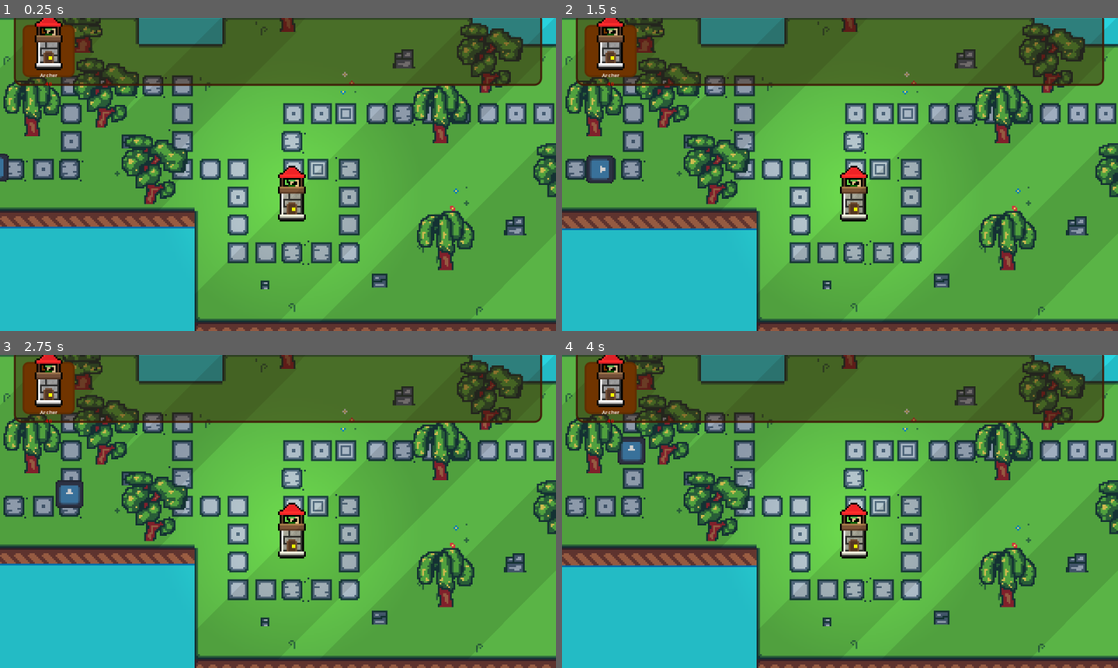
Above: before the commit, frames 1-4 (two rows, left to right).
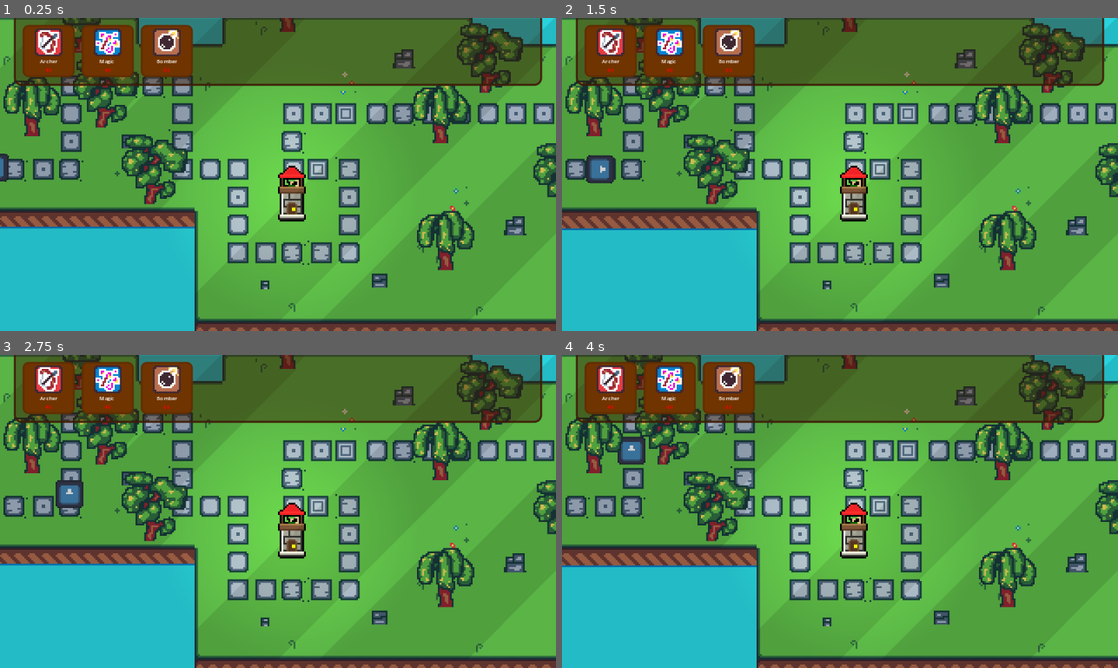
Above: after the commit, the same moments.

Repository: Renan-G-projec/TowerDefense
Game: Godot game, scene res://main.tscn
Two runs of this game, one before a commit and one after it. Both use one fixed random seed, a clock stepped at 60 frames per second and the inputs below. The engine's default icon, where the game draws it, is replaced by a stand-in: a white triangle on a blue panel in a dark square.
Inputs (mouse positions are in pixels of both pictures, inside the frame that each line leads up to):
- Up to frame 1 (0.25 s): no input
- Up to frame 2 (1.5 s): tap Enter at 0.5 s; move the mouse to (962, 158) at 0.52 s; hold Right 0.53-1.28 s; click (962, 158) at 0.6 s; move the mouse to (728, 190) at 1.27 s; hold Down (ui_down) from 1.28 s (still down); tap Alt at 1.35 s
- Up to frame 3 (2.75 s): move the mouse to (333, 442) at 2.02 s; release Down (ui_down) at 2.03 s; hold Right from 2.03 s (still down); tap Shift at 2.1 s
- Up to frame 4 (4 s): move the mouse to (812, 574) at 2.77 s; release Right at 2.78 s; hold Up (ui_up) 2.78-3.53 s; click (812, 574) at 2.85 s; move the mouse to (1006, 558) at 3.52 s; hold Left (ui_left) from 3.53 s (still down); tap Alt at 3.6 s

The runs differ from the first frame. In frame 1, 3.9% of the frame differs, in the area x 6-35%, y 0-22%; in frame 2, 3.9%; in frame 3, 3.9%; in frame 4, 3.9%.

Commit message:
feat: Added icon sprites to the cards. AMDG

Diff:
--- a/main.tscn
+++ b/main.tscn
@@ -3,7 +3,9 @@
 [ext_resource type="Script" uid="uid://ctipm83nw5vof" path="res://main.gd" id="1_ig7tw"]
 [ext_resource type="Theme" uid="uid://h6xj7fnqb1wh" path="res://styles/game_theme.tres" id="2_0xm2m"]
 [ext_resource type="PackedScene" uid="uid://06houveexdnx" path="res://towers/tower_card.tscn" id="3_h2yge"]
-[ext_resource type="Resource" uid="uid://cnh10qjsdiqon" path="res://towers/data/placeholder1.tres" id="4_7mycd"]
+[ext_resource type="Resource" uid="uid://cnh10qjsdiqon" path="res://towers/data/archer_data.tres" id="4_7mycd"]
+[ext_resource type="Resource" uid="uid://ypq5tbphp7rh" path="res://towers/data/bomb_data.tres" id="5_272bh"]
+[ext_resource type="Resource" uid="uid://huq7vm0ogyew" path="res://towers/data/magic_data.tres" id="6_5vw27"]
 [ext_resource type="PackedScene" uid="uid://l15adwdlgwmt" path="res://map/map_base.tscn" id="7_272bh"]
 [ext_resource type="PackedScene" uid="uid://bxun6tfvdtcpb" path="res://towers/scenes/tower_basic.tscn" id="8_5vw27"]
 
@@ -49,6 +51,14 @@
 layout_mode = 2
 data = ExtResource("4_7mycd")
 
+[node name="TowerCard4" parent="GUI/MainUI/PanelContainer/MarginContainer/TowerCardContainer" unique_id=319129699 instance=ExtResource("3_h2yge")]
+layout_mode = 2
+data = ExtResource("6_5vw27")
+
+[node name="TowerCard3" parent="GUI/MainUI/PanelContainer/MarginContainer/TowerCardContainer" unique_id=622190741 instance=ExtResource("3_h2yge")]
+layout_mode = 2
+data = ExtResource("5_272bh")
+
 [node name="MapBase" parent="." unique_id=577773077 instance=ExtResource("7_272bh")]
 position = Vector2(0, -1)
 
--- a/towers/data/placeholder1.tres
+++ b/towers/data/archer_data.tres
@@ -1,12 +1,12 @@
 [gd_resource type="Resource" script_class="TowerData" format=3 uid="uid://cnh10qjsdiqon"]
 
+[ext_resource type="Texture2D" uid="uid://bnyglxusqdm7u" path="res://sprites/towers/archer_tower_icon.png" id="1_b4w4e"]
 [ext_resource type="Script" uid="uid://doiehsh2k6vxu" path="res://towers/tower_data.gd" id="1_ojx5r"]
-[ext_resource type="Texture2D" uid="uid://bp0hqif0cfq4t" path="res://sprites/towers/archer_tower_full.png" id="1_qt7im"]
 [ext_resource type="PackedScene" uid="uid://bxun6tfvdtcpb" path="res://towers/scenes/tower_basic.tscn" id="2_nqhck"]
 
 [resource]
 script = ExtResource("1_ojx5r")
-icon = ExtResource("1_qt7im")
+icon = ExtResource("1_b4w4e")
 name = "Archer"
 description = "The first tower!"
 scene = ExtResource("2_nqhck")
--- a/towers/data/placeholder2.tres
+++ b/towers/data/bomb_data.tres
@@ -1,14 +1,12 @@
 [gd_resource type="Resource" script_class="TowerData" format=3 uid="uid://ypq5tbphp7rh"]
 
+[ext_resource type="Texture2D" uid="uid://bb0k3838qoyjo" path="res://sprites/towers/bomb_tower_icon.png" id="1_0ykqp"]
 [ext_resource type="Script" uid="uid://doiehsh2k6vxu" path="res://towers/tower_data.gd" id="1_xuxa8"]
-
-[sub_resource type="CompressedTexture2D" id="CompressedTexture2D_ojx5r"]
-load_path = "res://.godot/imported/icon.svg-218a8f2b3041327d8a5756f3a245f83b.ctex"
 
 [resource]
 script = ExtResource("1_xuxa8")
-icon = SubResource("CompressedTexture2D_ojx5r")
-name = "Second"
-description = "The second tower. Placeholder 2"
-price = 40
+icon = ExtResource("1_0ykqp")
+name = "Bomber"
+description = "A bomb tower! What it could do...?"
+price = 60
 metadata/_custom_type_script = "uid://doiehsh2k6vxu"
--- a/towers/data/data.gd
+++ /dev/null
@@ -1,4 +0,0 @@
-extends Node
-
-enum Tower {ARCHER, MAGE, BOMB}
-enum Bullet {ARROW, BEAM, BOMB_EXPLOSION }
--- a/towers/data/placeholder3.tres
+++ b/towers/data/magic_data.tres
@@ -1,14 +1,12 @@
 [gd_resource type="Resource" script_class="TowerData" format=3 uid="uid://huq7vm0ogyew"]
 
 [ext_resource type="Script" uid="uid://doiehsh2k6vxu" path="res://towers/tower_data.gd" id="1_bbb8f"]
-
-[sub_resource type="CompressedTexture2D" id="CompressedTexture2D_ojx5r"]
-load_path = "res://.godot/imported/icon.svg-218a8f2b3041327d8a5756f3a245f83b.ctex"
+[ext_resource type="Texture2D" uid="uid://b57qlxf1vfbjs" path="res://sprites/towers/magic_tower_icon.png" id="1_k1cup"]
 
 [resource]
 script = ExtResource("1_bbb8f")
-icon = SubResource("CompressedTexture2D_ojx5r")
-name = "Third"
-description = "The third tower. Placeholder 3"
+icon = ExtResource("1_k1cup")
+name = "Magic"
+description = "A magic tower lol"
 price = 40
 metadata/_custom_type_script = "uid://doiehsh2k6vxu"
Binary file added: sprites/towers/archer_tower_icon.png
Not shown, added: sprites/towers/archer_tower_icon.png.import
Binary file added: sprites/towers/bomb_tower_icon.png
Not shown, added: sprites/towers/bomb_tower_icon.png.import
Binary file added: sprites/towers/magic_tower_icon.png
Not shown, added: sprites/towers/magic_tower_icon.png.import
Not shown, removed: towers/data/data.gd.uid
